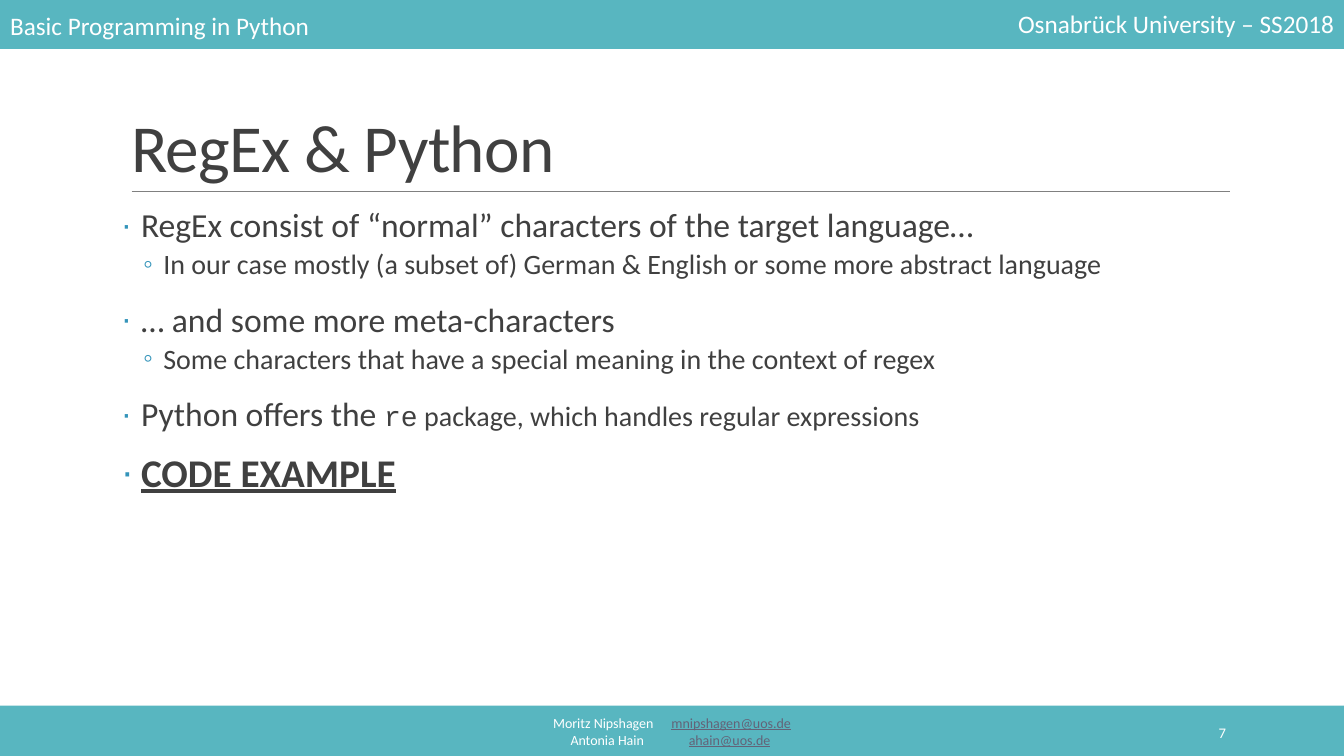
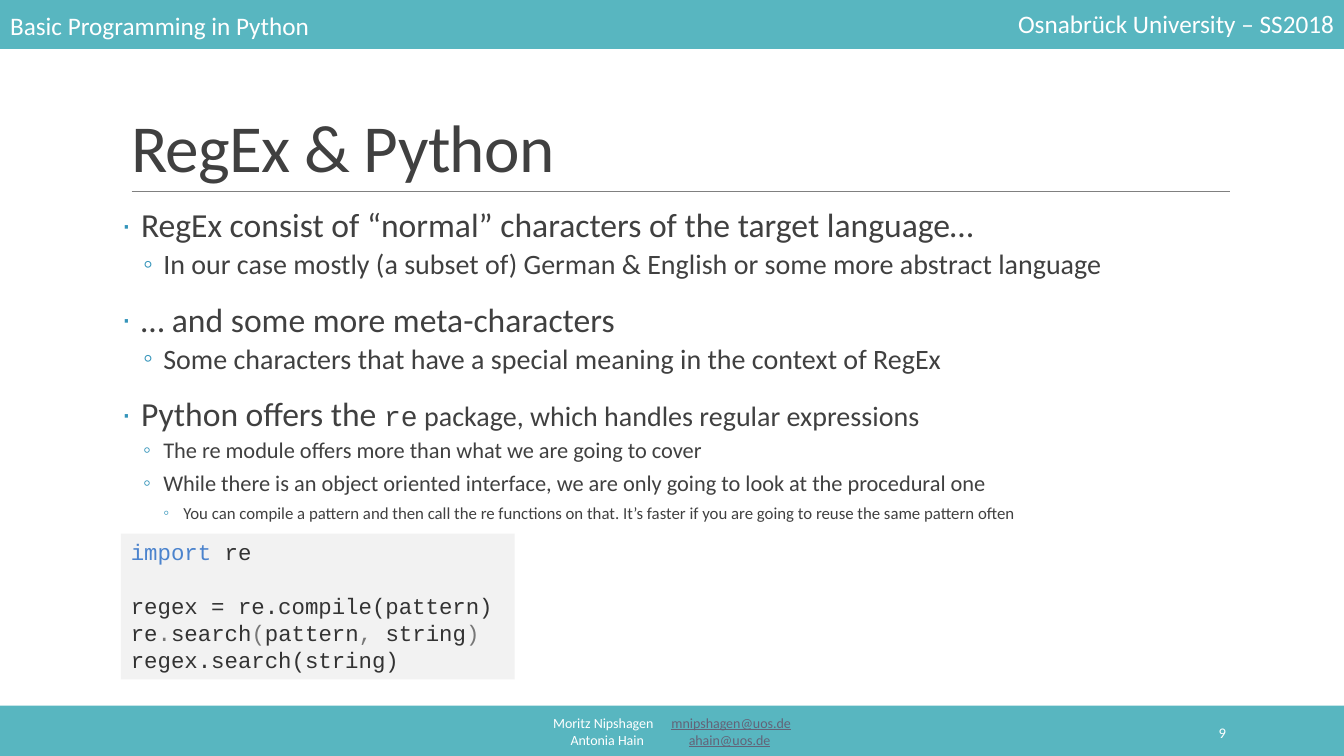
Before and after one commit to mnipshagen/monty, a slide deck: slide 9 of 2018/05/05_Strings_and_Regex.pptx (slide 7 before the commit). Drawn at 1344x756 pixels with LibreOffice and Linux fonts; fonts in the diff are those of the drawing. Boxes give left, top, right and bottom in pixels: in the first picture for what was removed or moved away, otherwise in the second. Text is boxed around its words. In the diff, an @@ line names an element or a change of style, - is before the commit and + after.

```diff
--- a/2018/05/05_Strings_and_Regex.pptx
+++ b/2018/05/05_Strings_and_Regex.pptx
@@ text at [163, 349, 941, 374]: text changed @@
-  ◦ Some characters that have a special meaning in the context of regex
+  ◦ Some characters that have a special meaning in the context of RegEx
@@ text at [163, 442, 1014, 522]: text changed; size 28 to 16 pt; bold off @@
-· CODE EXAMPLE
+  ◦ The re module offers more than what we are going to cover
+  ◦ While there is an object oriented interface, we are only going to look at the procedural one
+    ◦ You can compile a pattern and then call the re functions on that. It’s faster if you are going to reuse the same pattern often
@@ rectangle added at [121, 533, 515, 680], fill #F2F2F2, 16 pt, text #333333 @@
+import re
+regex = re.compile(pattern)
+re.search(pattern, string)
+regex.search(string)
@@ page number at [1219, 728, 1226, 738]: text changed @@
-7
+9
```
Also in this commit, not shown: 12 other slides changed, 23 slides added, 3 slides removed, 1 other file.
